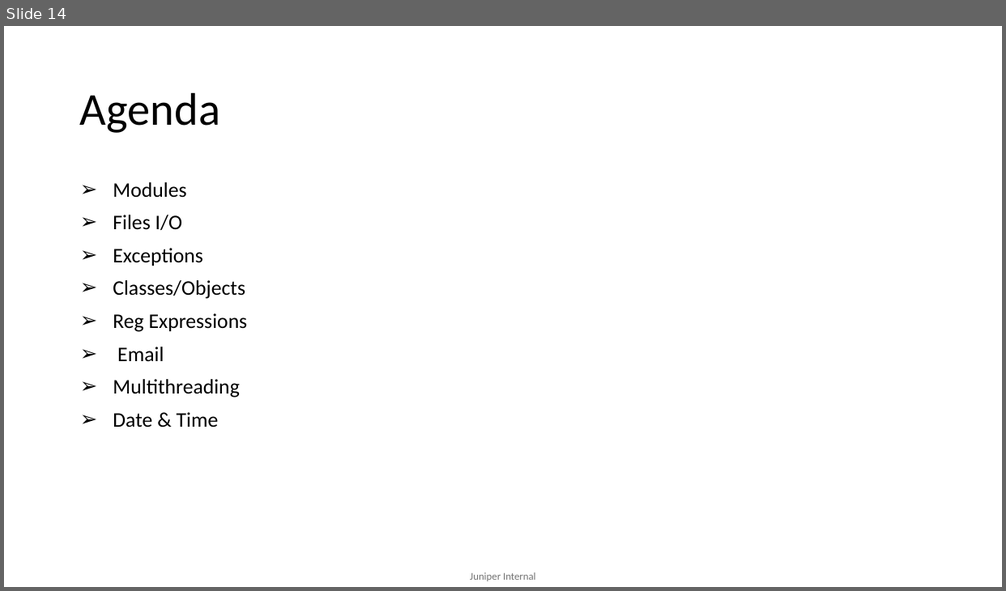
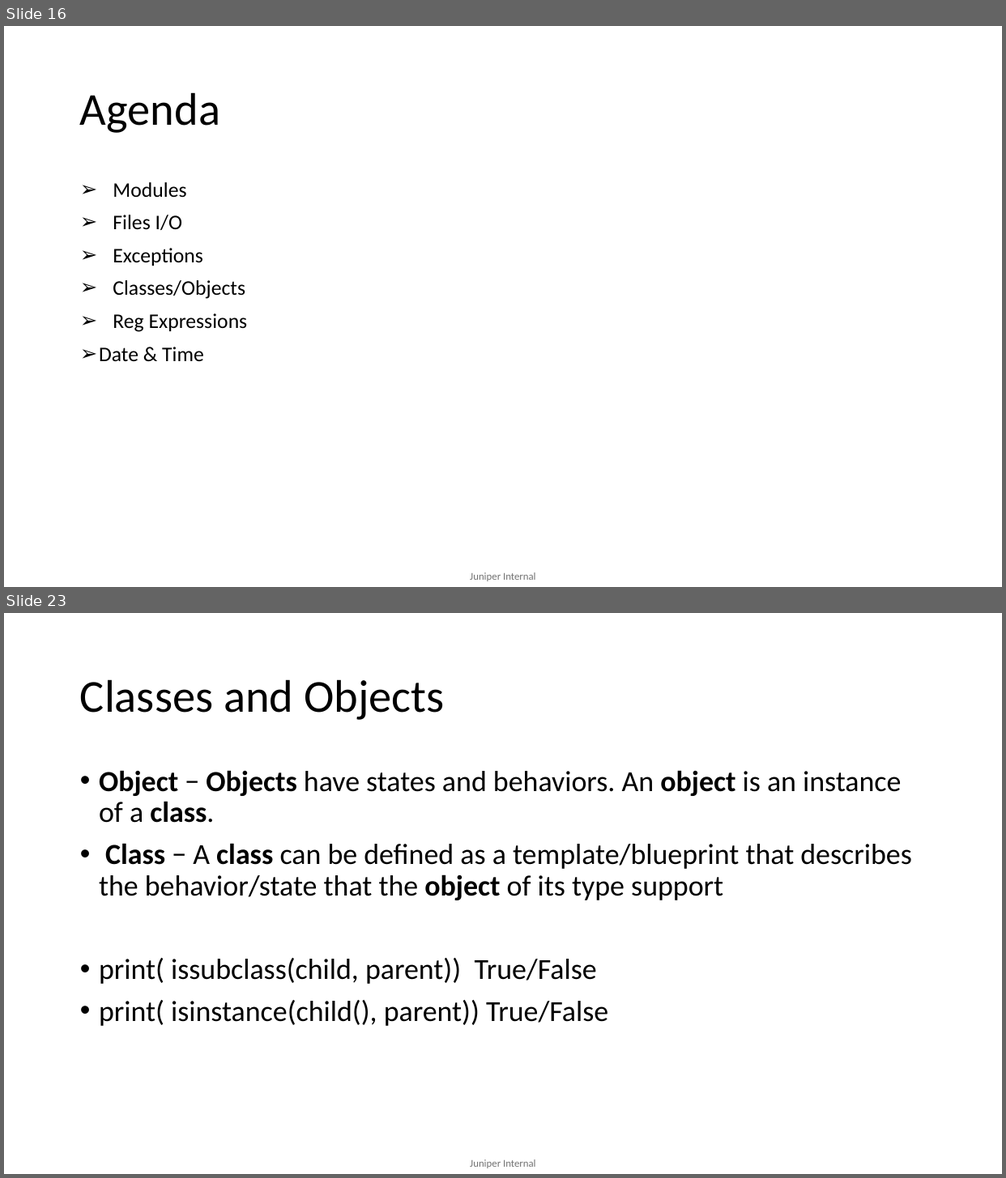
Before and after one commit to mdsathees/python, a slide deck: Python.pptx. Shown one above the other, each under a label of ours: slide 14 before the commit, slides 16 and 23 after it; the slides between them are not shown. The pictures are 1006x591 and 1006x1178 pixels, drawn with LibreOffice and Linux fonts; fonts in the diff are those of the drawing. Boxes give left, top, right and bottom in pixels: in the first picture for what was removed or moved away, otherwise in the second. Text is boxed around its words. In the diff, an @@ line names an element or a change of style, - is before the commit and + after.

```diff
--- a/Python.pptx
+++ b/Python.pptx
@@ slide 23 added at bbox=[4, 613, 1002, 1174], background #FFFFFF; not listed: 1 template element that a slide beside it also shows @@
@@ title added at bbox=[80, 679, 444, 720], 44 pt, text #000000 @@
+Classes and Objects
@@ text added at bbox=[99, 770, 911, 1026], 28 pt, text #000000 @@
+• Object − Objects have states and behaviors. An object is an instance of a class.
+• Class − A class can be defined as a template/blueprint that describes the behavior/state that the object of its type support
+• print( issubclass(child, parent)) True/False
+• print( isinstance(child(), parent)) True/False
@@ what was slide 14 is now slide 16 @@
@@ slide 16 changed as well @@
@@ text at bbox=[113, 347, 239, 398]: paragraphs removed @@
-➢ Email
-➢ Multithreading
```
Also in this commit, not shown: 3 other slides changed, 34 other slides added, 12 slides removed.
